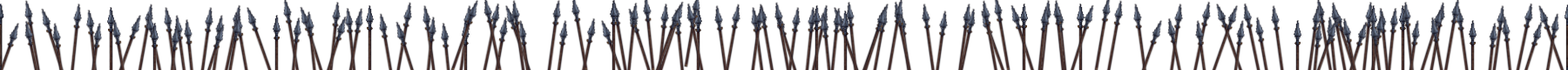
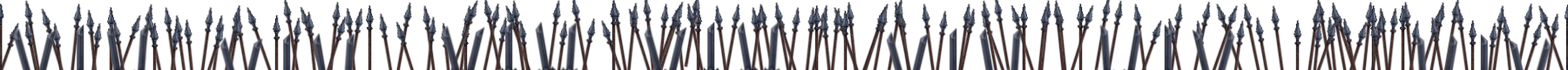
Layered file, before and after one edit (1568×70). Changes by layer:
added group "레이어 그룹 #4" with 5 layers above "레이어 그룹 #3" over (219, 32, 357, 70)
added group "레이어 그룹 #3" with 5 layers above "레이어 그룹 #2" over (13, 23, 149, 70)
added layer "weapon04.png 복사 #8" in group "레이어 그룹 #3" over (13, 27, 33, 70)
added layer "weapon04.png 복사 #9" in group "레이어 그룹 #3" over (132, 23, 149, 70)
added layer "weapon04.png 복사 #10" in group "레이어 그룹 #3" over (106, 23, 127, 70)
added layer "weapon04.png 복사 #11" in group "레이어 그룹 #3" over (38, 28, 57, 70)
added group "레이어 그룹 #2" with 5 layers above "레이어 그룹 #7" over (440, 20, 580, 70)
added layer "weapon04.png 복사 #4" in group "레이어 그룹 #2" over (440, 24, 467, 70)
added layer "weapon04.png 복사 #5" in group "레이어 그룹 #2" over (559, 20, 580, 70)
added layer "weapon04.png 복사 #6" in group "레이어 그룹 #2" over (534, 20, 557, 70)
added layer "weapon04.png 복사 #7" in group "레이어 그룹 #2" over (460, 26, 486, 70)
added layer "weapon04.png #1" in group "레이어 그룹 #2" over (499, 20, 519, 70)
added group "레이어 그룹 #7" with 5 layers above "레이어 그룹 #6" over (1415, 33, 1553, 70)
added group "레이어 그룹 #6" with 5 layers above "레이어 그룹 #5" over (1099, 23, 1237, 70)
added layer "weapon04.png 복사 #20" in group "레이어 그룹 #6" over (1216, 27, 1237, 70)
added layer "weapon04.png 복사 #21" in group "레이어 그룹 #6" over (1099, 23, 1116, 70)
added layer "weapon04.png 복사 #22" in group "레이어 그룹 #6" over (1121, 23, 1143, 70)
added group "레이어 그룹 #5" with 5 layers above "레이어 그룹 #1" over (885, 27, 1022, 70)
added group "레이어 그룹 #1" with 5 layers above "레이어 그룹 복사 #13" over (642, 20, 782, 70)
added layer "weapon04.png 복사 #2" in group "레이어 그룹 #1" over (642, 24, 670, 70)
added layer "weapon04.png 복사 #3" in group "레이어 그룹 #1" over (761, 20, 782, 70)
added layer "weapon04.png 복사" in group "레이어 그룹 #1" over (736, 20, 759, 70)
added layer "weapon04.png 복사 #1" in group "레이어 그룹 #1" over (662, 26, 688, 70)
added layer "weapon04.png" in group "레이어 그룹 #1" over (701, 20, 721, 70)
…and 18 more changes (18 added)
